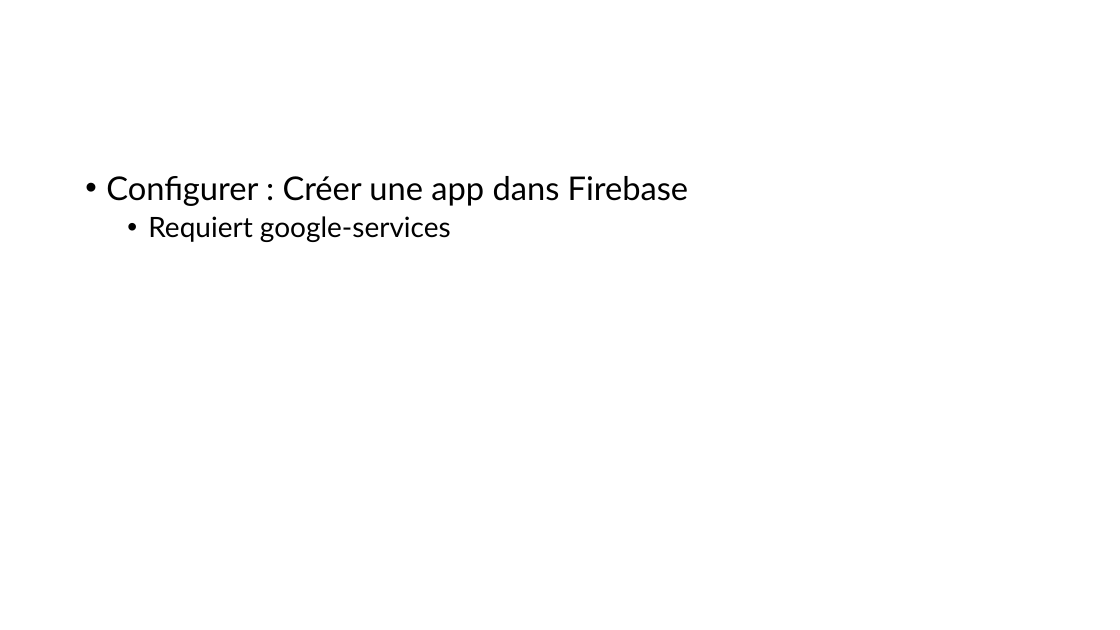
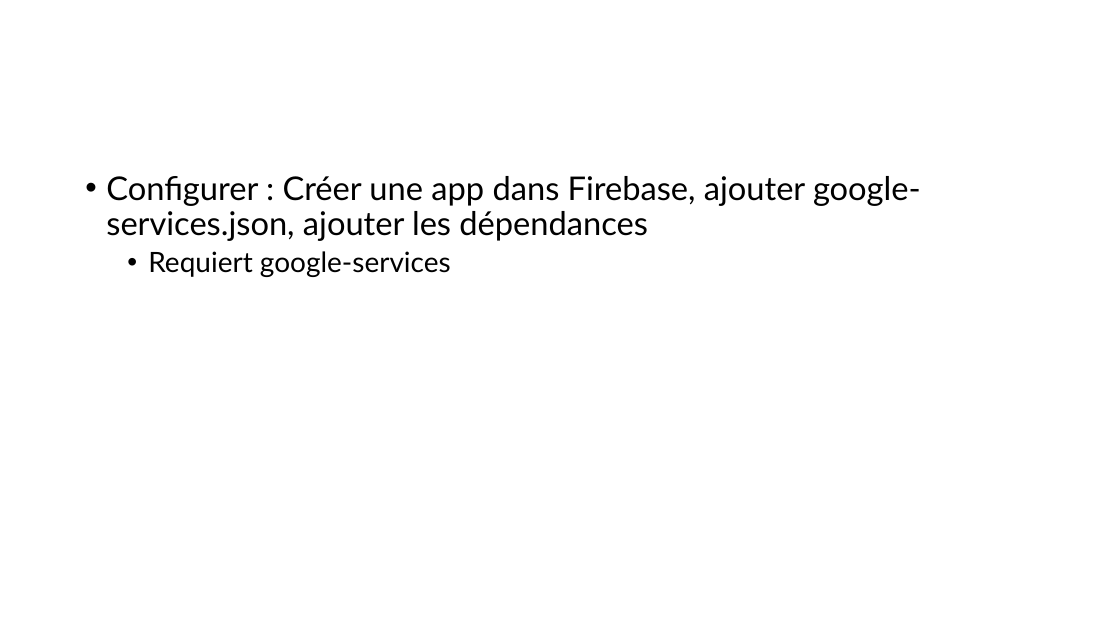
Before and after one commit to bchollet/DMA-LABOS, a slide deck: slide 2 of 5_Project/Présentation.pptx. Drawn at 1120x630 pixels with LibreOffice and Linux fonts; fonts in the diff are those of the drawing. Boxes give left, top, right and bottom in pixels: in the first picture for what was removed or moved away, otherwise in the second. Text is boxed around its words. In the diff, an @@ line names an element or a change of style, - is before the commit and + after.

```diff
--- a/5_Project/Présentation.pptx
+++ b/5_Project/Présentation.pptx
@@ text at [106, 176, 921, 241]: text changed @@
-• Configurer : Créer une app dans Firebase
+• Configurer : Créer une app dans Firebase, ajouter google-services.json, ajouter les dépendances
```
Also in this commit, not shown: 2 slides added, 1 other file.
